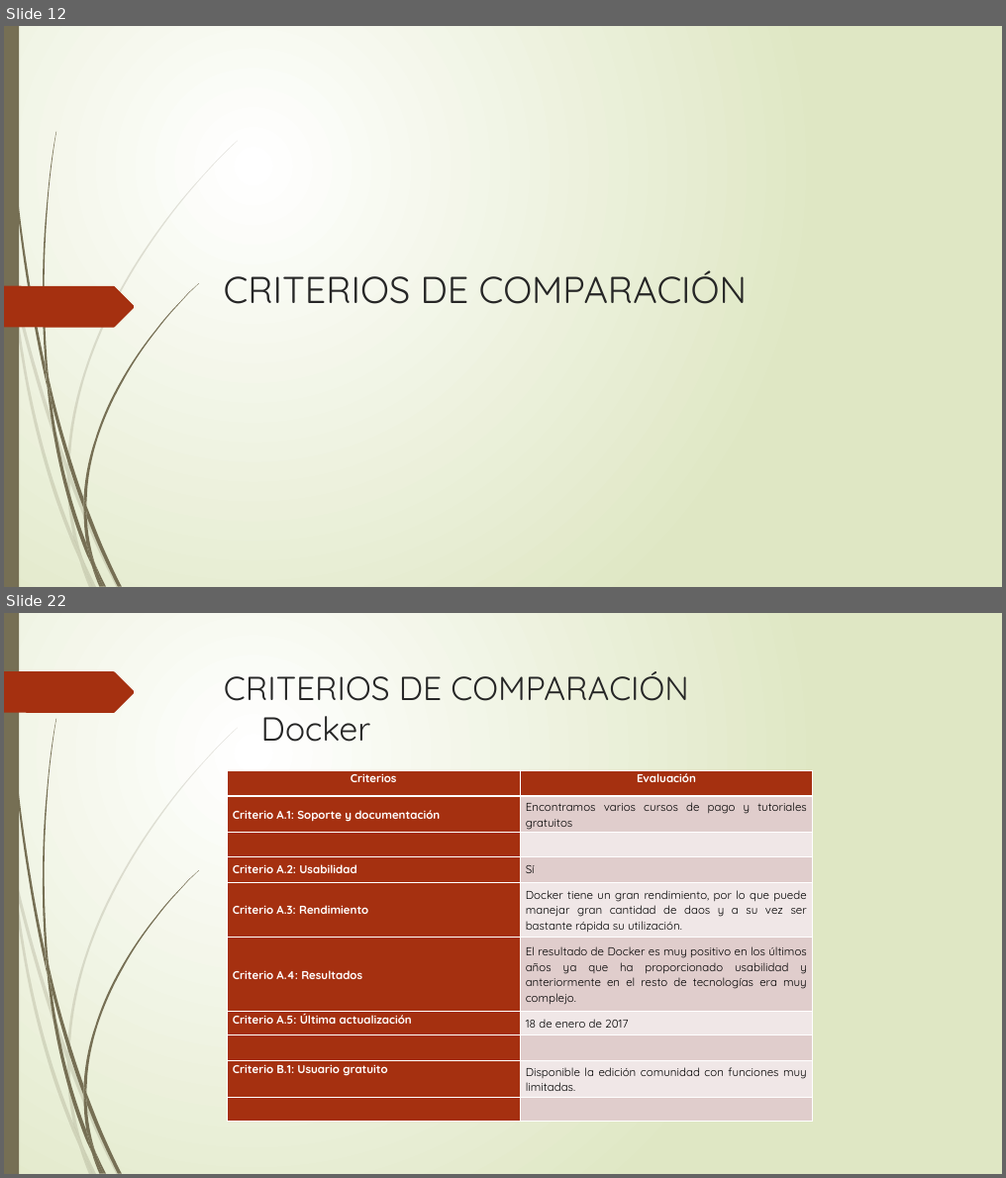
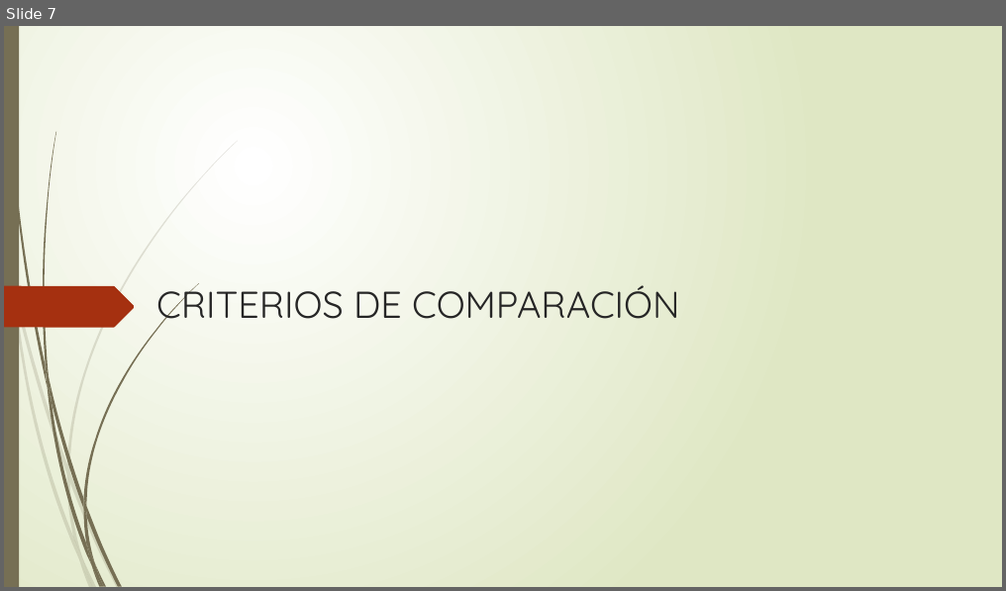
Before and after one commit to DiegoUAH/TG3, a slide deck: TG3_final.pptx. Shown one above the other, each under a label of ours: slides 12 and 22 before the commit, slide 7 after it; the slides between them are not shown. The pictures are 1006x1178 and 1006x591 pixels, drawn with LibreOffice and Linux fonts; fonts in the diff are those of the drawing. Boxes give left, top, right and bottom in pixels: in the first picture for what was removed or moved away, otherwise in the second. Text is boxed around its words. In the diff, an @@ line names an element or a change of style, - is before the commit and + after.

```diff
--- a/TG3_final.pptx
+++ b/TG3_final.pptx
@@ slide 22 removed at (x1=4, y1=613, x2=1002, y2=1174), background gradient #FFFFFF to #DFE8C4; not listed: 23 template elements that a slide beside it also shows @@
@@ freeform shape removed at (x1=4, y1=671, x2=135, y2=713) @@
@@ title removed at (x1=224, y1=671, x2=689, y2=742) @@
-CRITERIOS DE COMPARACIÓN
-Docker
@@ table removed at (x1=227, y1=771, x2=813, y2=1122), 10 rows, 2 columns @@
-Criterios | Evaluación
-Criterio A.1: Soporte y documentación | Encontramos varios cursos de pago y tutoriales gratuitos
- | 
-Criterio A.2: Usabilidad | Sí
-Criterio A.3: Rendimiento | Docker tiene un gran rendimiento, por lo que puede manejar gran cantidad de daos y a su vez ser bastante rápida su utilización.
-Criterio A.4: Resultados | El resultado de Docker es muy positivo en los últimos años ya que ha proporcionado usabilidad y anteriormente en el resto de tecnologías era muy complejo.
-Criterio A.5: Última actualización | 18 de enero de 2017
- | 
-Criterio B.1: Usuario gratuito | Disponible la edición comunidad con funciones muy limitadas.
- | 
@@ what was slide 12 is now slide 7 @@
@@ slide 7 changed as well @@
@@ text "CRITERIOS DE COMPARACIÓN" rewrapped from (x1=224, y1=271, x2=747, y2=304) to (x1=156, y1=283, x2=680, y2=328) @@
```
Also in this commit, not shown: 5 other slides changed, 18 slides added, 29 other slides removed.
